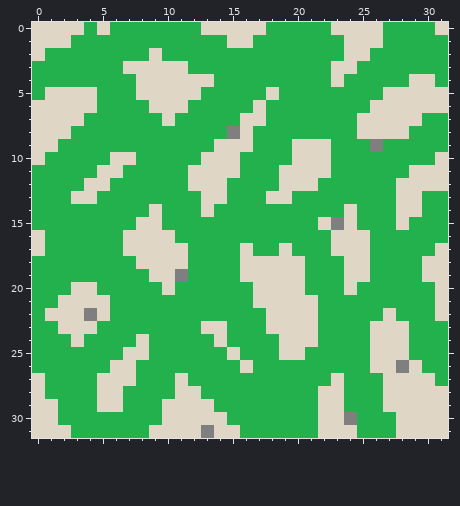
A pixel-art sprite gets an edit: resource/image/camo.png. Above is the file before it was changed.
The file is 32x32 pixels.
After:
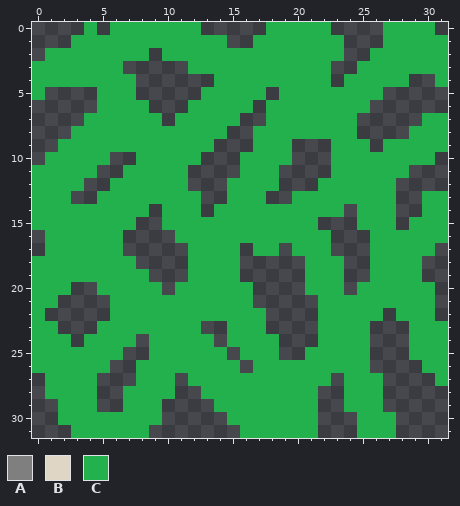
Palette (. is transparent): A #7f7f7f  B #e0d6c5  C #22b14c
From old to new:
Changed rows in their new state; - is an unchanged pixel.
first column x 0:
 0 ....-.-------.....-----....----.
 1 ...------------..-------...-----
 2 .--------.--------------..------
 3 -------.....-----------..-------
 4 --------......---------.-----..-
 5 -....---.....-----.--------.....
 6 .....----...-----.--------......
 7 ....------.-----..-------.....--
 8 ...------------..--------....---
 9 ..------------...---...---.-----
10 .-----..-----...----...--------.
11 -----..-----....---....------...
12 ----..------...----...------....
13 ---..--------..---..--------..--
14 ---------.---.----------.---..--
15 --------..------------...---.---
16 .------....------------...------
17 .------.....----.--.---...-----.
18 --------....----.....---..----..
19 ---------...----.....---..----..
20 ---..-----.------....---.------.
21 --....-----------.....---------.
22 -.....------------....-----.---.
23 --...--------..---....----...---
24 ---.----.-----.----...----...---
25 -------..------.---..-----...---
26 ------..--------.---------....--
27 .----...---.-----------.---....-
28 .----..----..---------..---.....
29 ..---..---....--------..---.....
30 ..--------.....-------...---....
31 ...------.......------...---....
